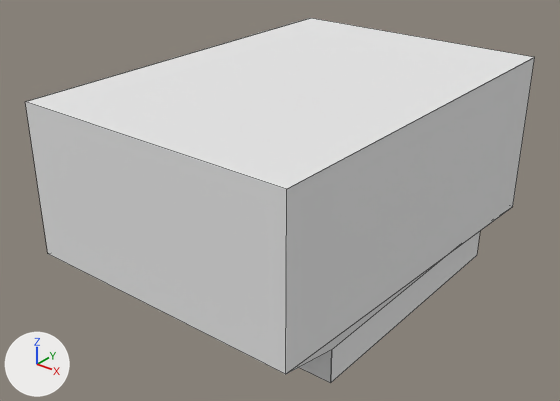
Renders of the Blender file assets/scenes/caves_2.blend from each side of a commit.
Both versions are drawn from a 50 mm camera at (93.7, -83.4, 92.1) aimed at (-2.1, 36.4, 17.8). Arrows for +X, +Y and +Z are at lower left; the lights stay in place. Mesh edges are drawn as thin lines.

In view in the first picture: 'caves_2'.
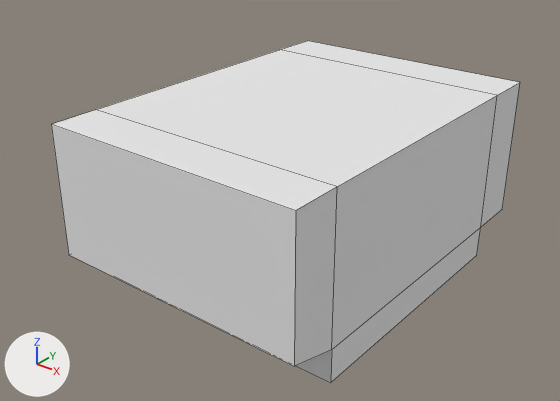
Commit message: worked on caves_2

What differs and where, as boxes [x1, y1, x2, y2] in the pictures (560 x 401 px):
'caves_2', reshaped (8% narrower, 6% shorter)
    before: [25, 18, 535, 383]
    after: [51, 41, 520, 383]
part 1 of me_caves_2, deleted
    before: [25, 18, 534, 383]
part 2 of me_caves_2, built on
    before: [286, 57, 535, 382]
    after: [51, 41, 520, 383]

The edits, one by one:
me_caves_2 is used by ob_caves_2; location (0.0, 41.0, 1.8); scale (0.6, 0.6, 0.6).
me_caves_2 had 56 vertices, 14 faces and spanned x -52.3..52.3, y -75.0..75.0, z -3.0..72.0.
me_caves_2 now has 20 vertices, 18 faces and spans x -50.0..50.0, y -68.3..70.0, z -3.0..63.0.
me_caves_2 part 1: 6 loose pieces with 24 vertices, spanning x -52.3..52.3, y -75.0..75.0, z -3.0..72.0, are deleted.
Part 2, on me_caves_2:
24 vertices are removed from x -52.3..52.3, y -75.0..75.0, z -3.0..72.0.
8 faces are deleted.
12 vertices are added at x -50.0..50.0, y -68.3..70.0, z 9.5..63.0.
18 new faces join them.
